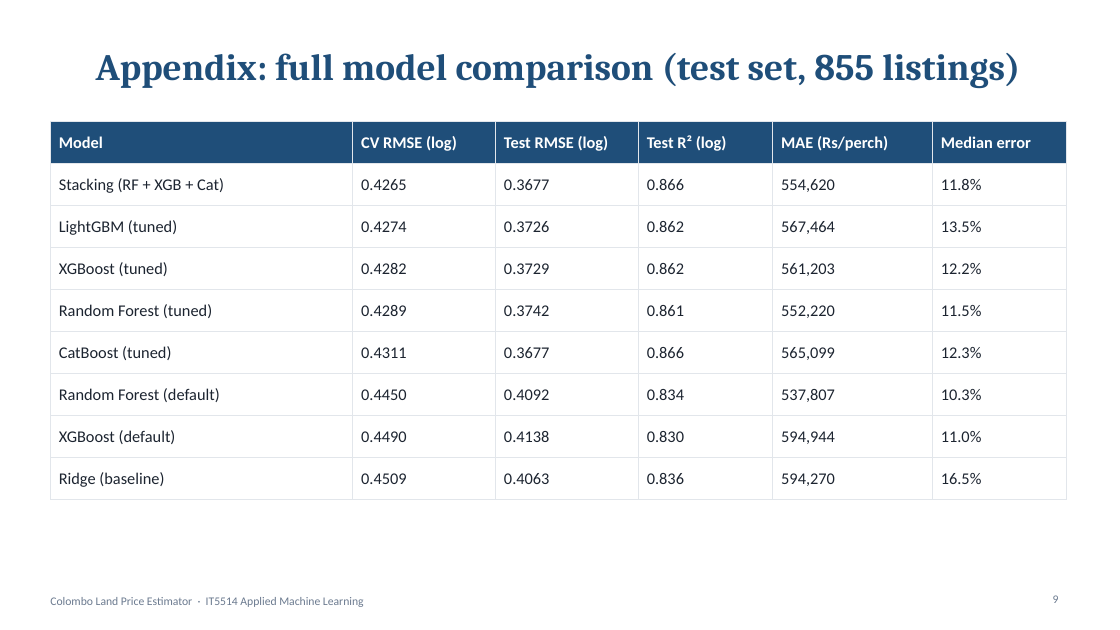
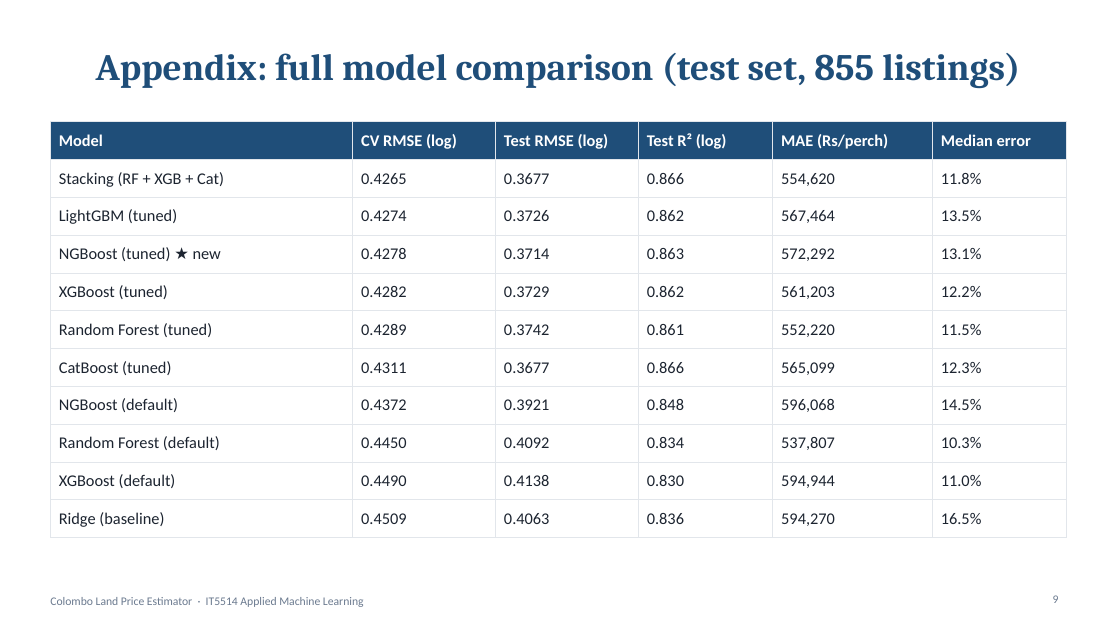
Before and after one commit to amalr-12/colombo-land-price-ml, a slide deck: slide 9 of Presentation.pptx. Drawn at 1120x630 pixels with LibreOffice and Linux fonts; fonts in the diff are those of the drawing. Boxes give left, top, right and bottom in pixels: in the first picture for what was removed or moved away, otherwise in the second. Text is boxed around its words. In the diff, an @@ line names an element or a change of style, - is before the commit and + after.

Commit message:
Add NGBoost as the new (untaught) algorithm with 80% price ranges; correct CatBoost as a taught model
New 05_ngboost.ipynb (tuning, calibration, SHAP), price range in the app, NGBoost in the retraining pipeline and quality gate, 17 tests, report/slides/scripts updated. pandas pinned to 2.3.3 because NGBoost's dependency lifelines needs pandas < 3.

```diff
--- a/Presentation.pptx
+++ b/Presentation.pptx
@@ table at box(50, 122, 1067, 531) @@
+row 4: NGBoost (tuned) ★ new | 0.4278 | 0.3714 | 0.863 | 572,292 | 13.1%
+row 8: NGBoost (default) | 0.4372 | 0.3921 | 0.848 | 596,068 | 14.5%
```
Also in this commit, not shown: 3 other slides changed, 23 other files.
